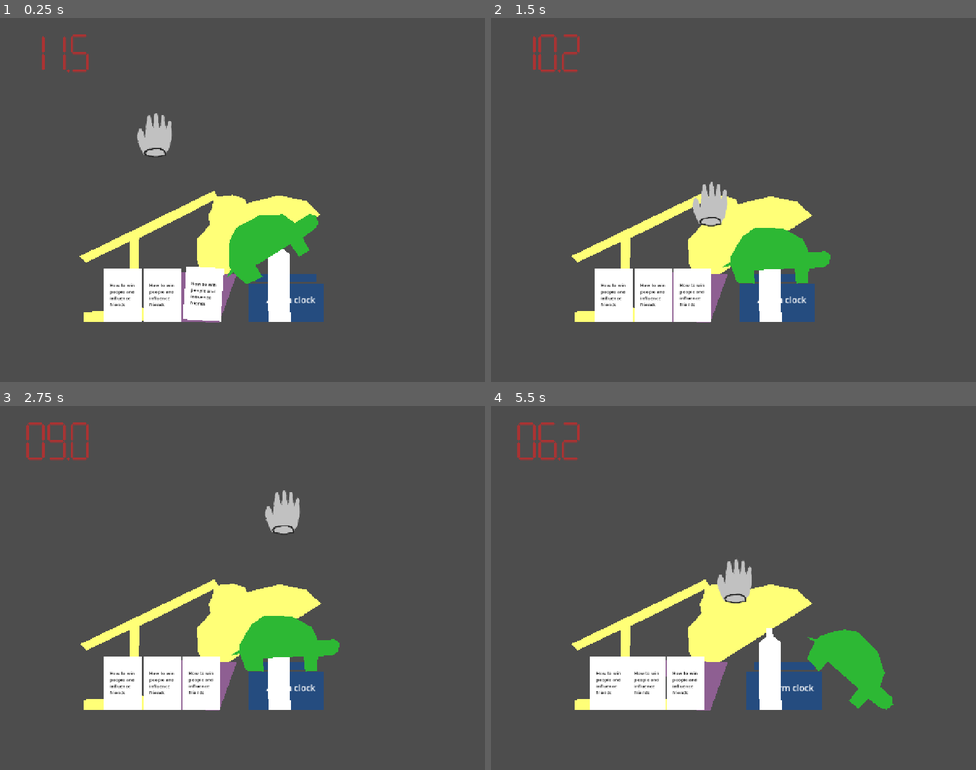
Above: before the commit, frames 1-4 (two rows, left to right).
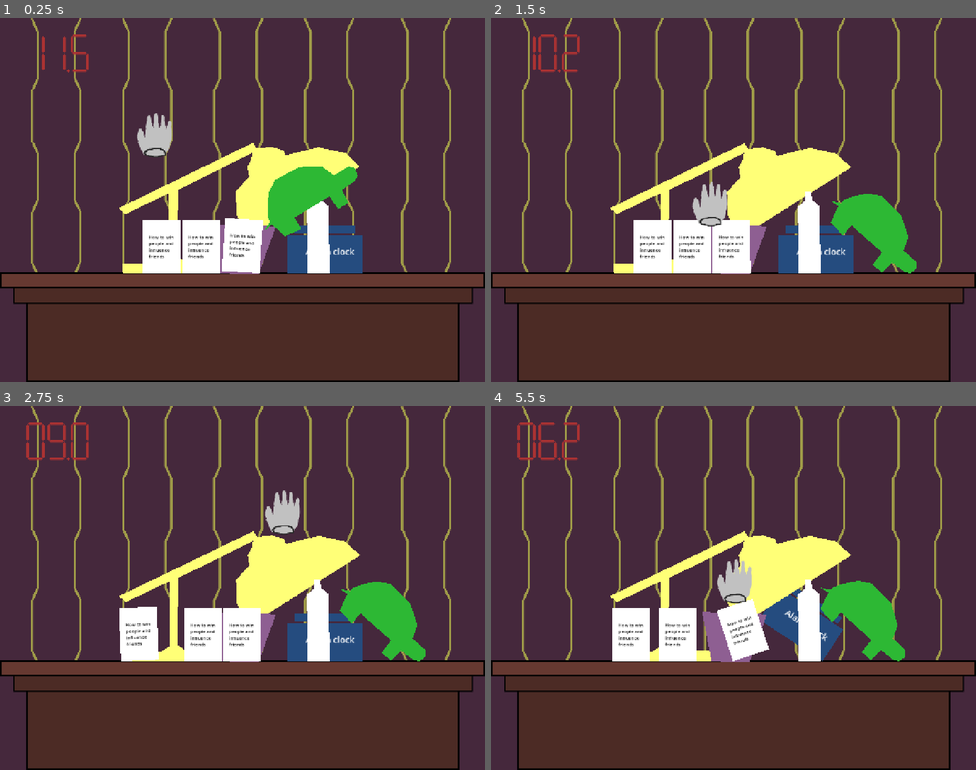
Above: after the commit, the same moments.

Repository: tom-frantz/gmtk-2026
Game: Godot game, scene res://scenes/minigames/alarm_clock/alarm_clock_v2.tscn
Same seed, same stepped clock (60 frames per second), same inputs: the game is played once before the commit and once after it. This scene is started directly instead of the project's main scene.
Inputs (mouse positions are in pixels of both pictures, inside the frame that each line leads up to):
- Up to frame 1 (0.25 s): no input
- Up to frame 2 (1.5 s): move the mouse to (840, 181) at 0.52 s; click (840, 181) at 0.6 s; move the mouse to (636, 218) at 1.27 s; click (636, 218) at 1.35 s
- Up to frame 3 (2.75 s): move the mouse to (291, 507) at 2.02 s; click (291, 507) at 2.1 s
- Up to frame 4 (5.5 s): move the mouse to (709, 660) at 2.77 s; click (709, 660) at 2.85 s; move the mouse to (879, 642) at 3.52 s; click (879, 642) at 3.6 s; move the mouse to (588, 533) at 4.27 s; click (588, 533) at 4.35 s; move the mouse to (757, 588) at 5.02 s; click (757, 588) at 5.1 s

The runs differ from the first frame. In frame 1, 98% of the frame differs, in the area x 0-100%, y 0-100%; in frame 2, 98%; in frame 3, 98%; in frame 4, 98%.

Commit message:
feet: background

Diff:
--- a/scenes/minigames/alarm_clock/alarm_clock_v2.tscn
+++ b/scenes/minigames/alarm_clock/alarm_clock_v2.tscn
@@ -2,6 +2,7 @@
 
 [ext_resource type="Script" uid="uid://dhu2fprfu1gr2" path="res://scenes/minigames/alarm_clock/alarm_clock_v_2.gd" id="1_mmqdm"]
 [ext_resource type="PackedScene" uid="uid://cko3vempsnu2i" path="res://scenes/common/alarm_clock/clock.tscn" id="2_mmqdm"]
+[ext_resource type="Texture2D" uid="uid://crbq4qawmb2jd" path="res://assets/alarm_background.png" id="2_rhkgd"]
 [ext_resource type="PackedScene" uid="uid://cttt3tjrgn1ha" path="res://scenes/common/bedroom_items/lamp.tscn" id="3_8y2u0"]
 [ext_resource type="PackedScene" uid="uid://3gnqde2xu428" path="res://scenes/common/bedroom_items/potplant.tscn" id="4_ebl0x"]
 [ext_resource type="PackedScene" uid="uid://b5ul1fq7wxrrf" path="res://scenes/common/bedroom_items/drink_bottle.tscn" id="5_5faxw"]
@@ -16,8 +17,12 @@
 [node name="AlarmClockV2" type="Node2D" unique_id=1372677269]
 script = ExtResource("1_mmqdm")
 
+[node name="AlarmBackground" type="Sprite2D" parent="." unique_id=613061977]
+position = Vector2(640, 480)
+texture = ExtResource("2_rhkgd")
+
 [node name="Floor" type="StaticBody2D" parent="." unique_id=1738527874]
-position = Vector2(500, 800)
+position = Vector2(603, 673)
 collision_layer = 16777215
 collision_mask = 16777215
 
@@ -26,34 +31,34 @@
 debug_color = Color(0, 0.6, 0.69803923, 0.7137255)
 
 [node name="AlarmClock" parent="." unique_id=2083303648 instance=ExtResource("2_mmqdm")]
-position = Vector2(715, 747)
+position = Vector2(818, 619)
 
 [node name="Lamp" parent="." unique_id=708644396 instance=ExtResource("3_8y2u0")]
-position = Vector2(374, 709)
+position = Vector2(477, 581)
 collision_layer = 4
 collision_mask = 4
 
 [node name="Potplant" parent="." unique_id=941695830 instance=ExtResource("4_ebl0x")]
-position = Vector2(532, 733)
+position = Vector2(635, 605)
 collision_layer = 2
 collision_mask = 2
 
 [node name="DrinkBottle" parent="." unique_id=252755264 instance=ExtResource("5_5faxw")]
-position = Vector2(736, 715)
+position = Vector2(839, 587)
 collision_layer = 2
 collision_mask = 2
 
 [node name="Book" parent="." unique_id=211434881 instance=ExtResource("6_i802a")]
-position = Vector2(324, 737)
+position = Vector2(427, 609)
 
 [node name="SoftToy" parent="." unique_id=383912693 instance=ExtResource("7_e7emu")]
-position = Vector2(721, 729)
+position = Vector2(824, 601)
 
 [node name="Book3" parent="." unique_id=360374397 instance=ExtResource("6_i802a")]
-position = Vector2(428, 737)
+position = Vector2(531, 609)
 
 [node name="Book4" parent="." unique_id=409632918 instance=ExtResource("6_i802a")]
-position = Vector2(562, 732)
+position = Vector2(665, 604)
 rotation = 0.49392816
 
 [node name="Hand" parent="." unique_id=1812154284 instance=ExtResource("8_mmqdm")]
